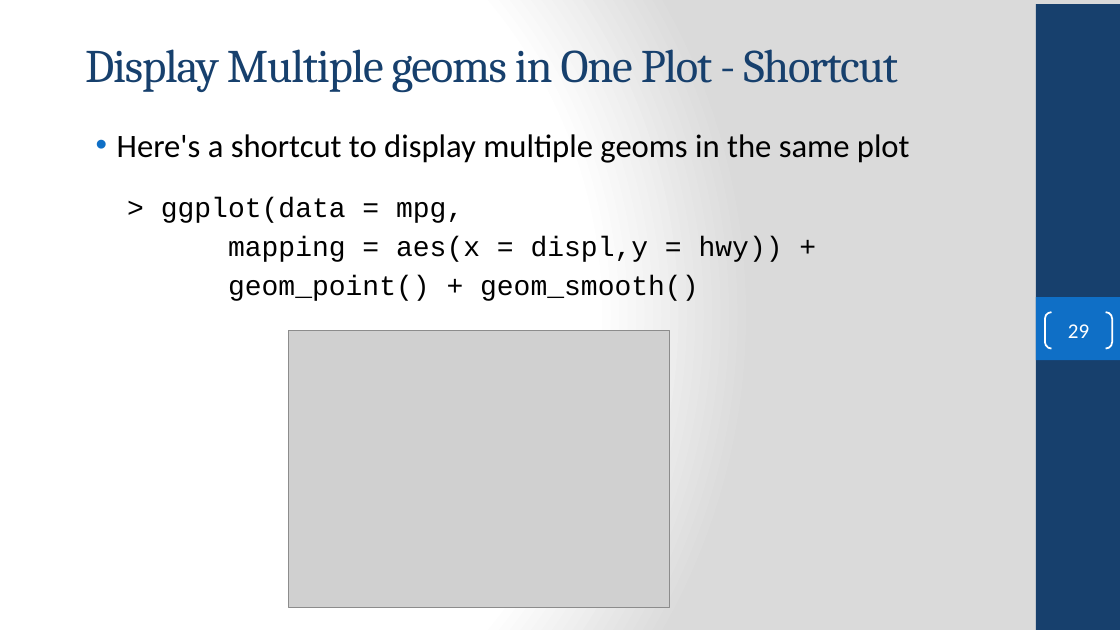
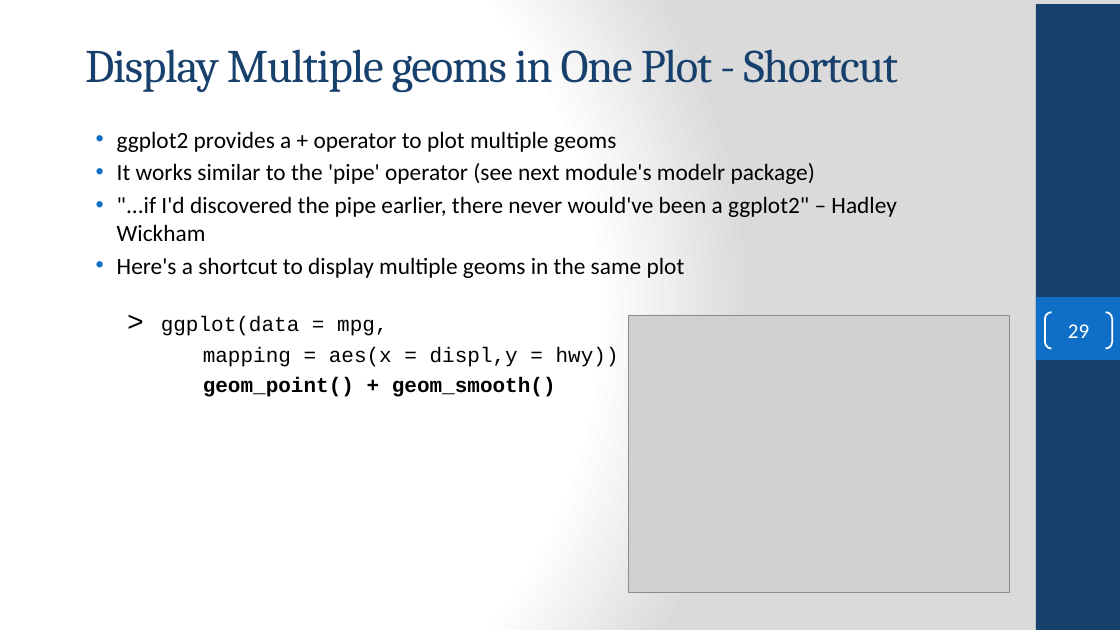
Before and after one commit to FSCJ-COP2073C/cop2073c-FullContent, a slide deck: slide 29 of slides/COP2073C-Module10.pptx. Drawn at 1120x630 pixels with LibreOffice and Linux fonts; fonts in the diff are those of the drawing; grey boxes stand for pictures; background and template pictures are left out. Boxes give left, top, right and bottom in pixels: in the first picture for what was removed or moved away, otherwise in the second. Text is boxed around its words. In the diff, an @@ line names an element or a change of style, - is before the commit and + after.

Commit message:
finished ggplot2

```diff
--- a/slides/COP2073C-Module10.pptx
+++ b/slides/COP2073C-Module10.pptx
@@ text at <box>117,131,896,241</box>: paragraphs added @@
+• ggplot2 provides a + operator to plot multiple geoms
+• It works similar to the 'pipe' operator (see next module's modelr package)
+• "...if I'd discovered the pipe earlier, there never would've been a ggplot2" – Hadley Wickham
@@ text at <box>117,257,685,397</box>: size 28 to 20 pt in "Here's a shortcut to display multiple geoms ..."; size 24 to 18 pt in "ggplot(data = mpg,", "mapping = aes(x = displ,y = hwy)) ...", "geom_point() + geom_smooth()"; bold on in "geom_point() + geom_smooth()"; less space between paragraphs @@
@@ picture: place and size @@
-picture at <box>289,330,670,607</box>
+picture at <box>628,315,1009,592</box>
```
Also in this commit, not shown: 1 other file.
